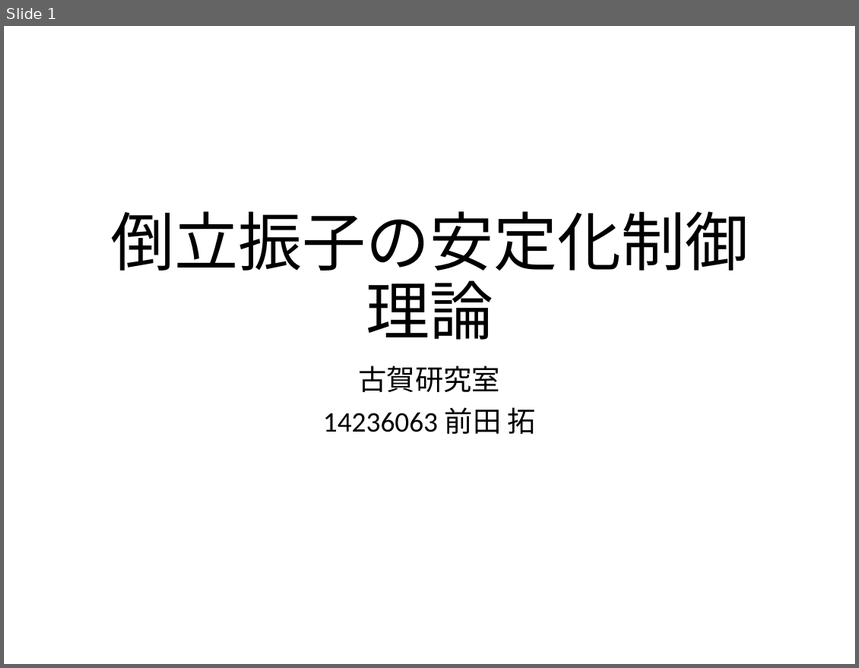
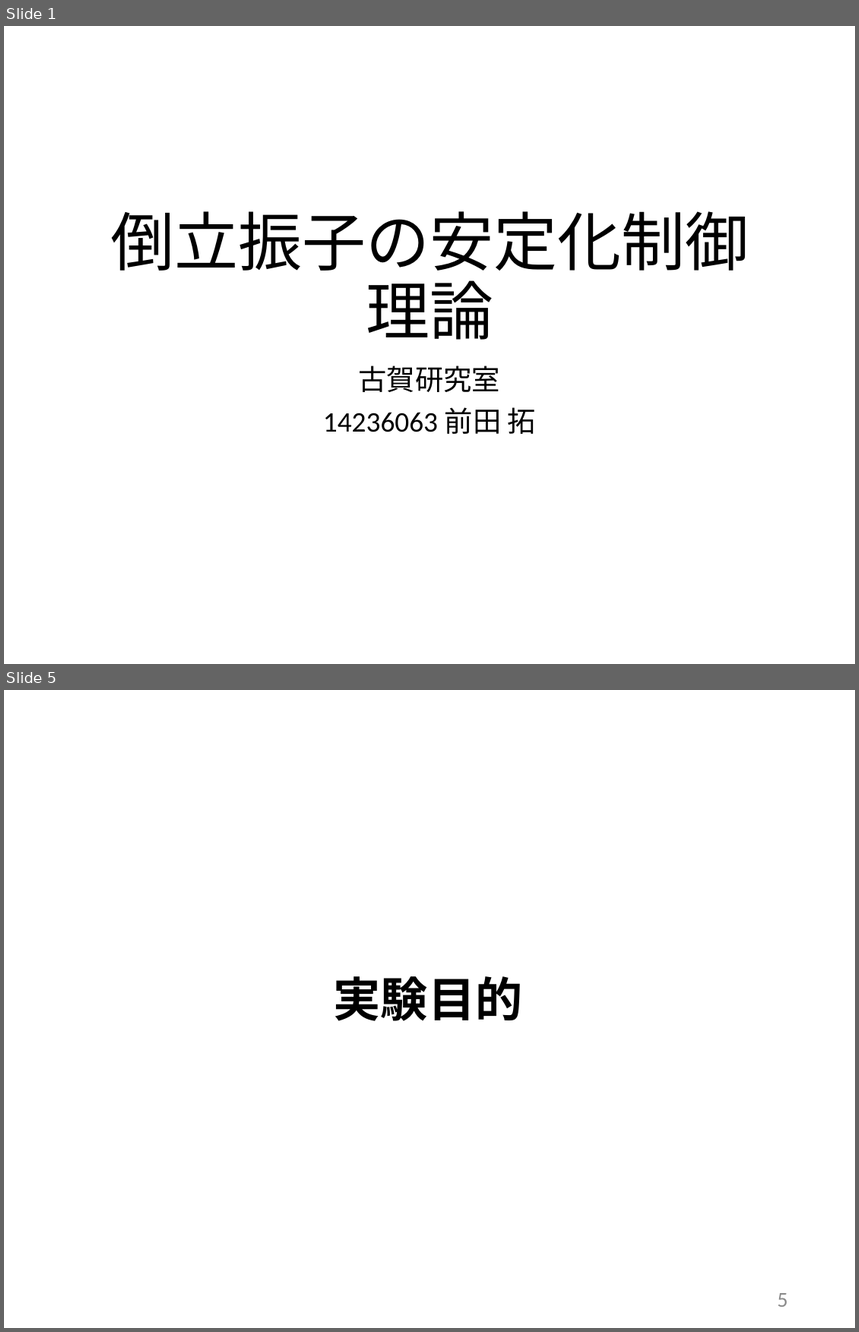
Before and after one commit to arabian9ts/Pendulum, a slide deck: presenntation/pendulum_theory.pptx. Shown one above the other, each under a label of ours: slide 1 before the commit, slides 1 and 5 after it; the slides between them are not shown. The pictures are 859x668 and 859x1332 pixels, drawn with LibreOffice and Linux fonts; fonts in the diff are those of the drawing. Boxes give left, top, right and bottom in pixels: in the first picture for what was removed or moved away, otherwise in the second. Text is boxed around its words. In the diff, an @@ line names an element or a change of style, - is before the commit and + after.

```diff
--- a/presenntation/pendulum_theory.pptx
+++ b/presenntation/pendulum_theory.pptx
@@ slide 5 added at (4,690,855,1328), background #FFFFFF @@
@@ title added at (334,977,523,1021), 40 pt, text #000000, bold @@
+実験目的
@@ page number added at (778,1293,788,1307), 18 pt, text #8C8C8C @@
+5
```
Also in this commit, not shown: 1 slide changed, 17 other slides added, 1 slide removed.
